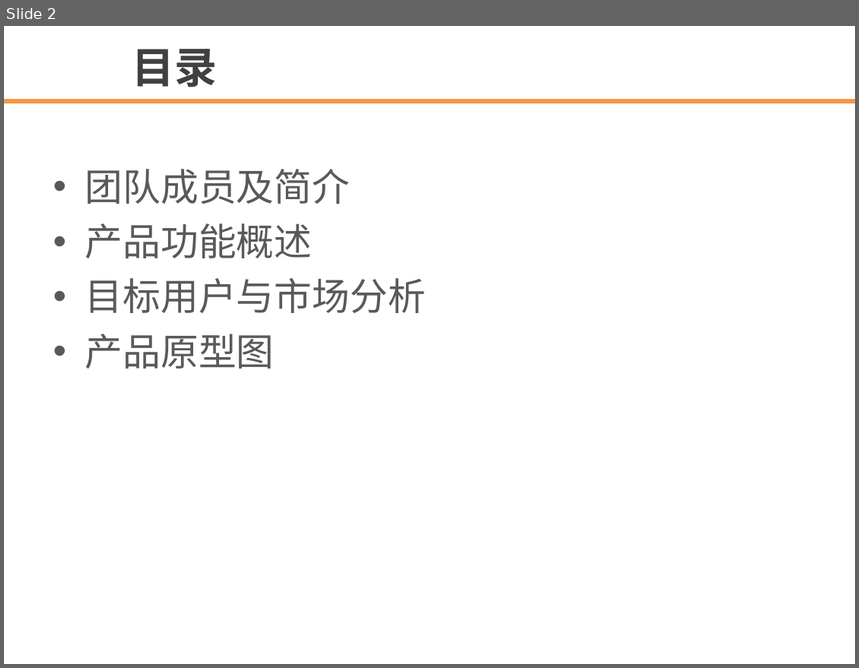
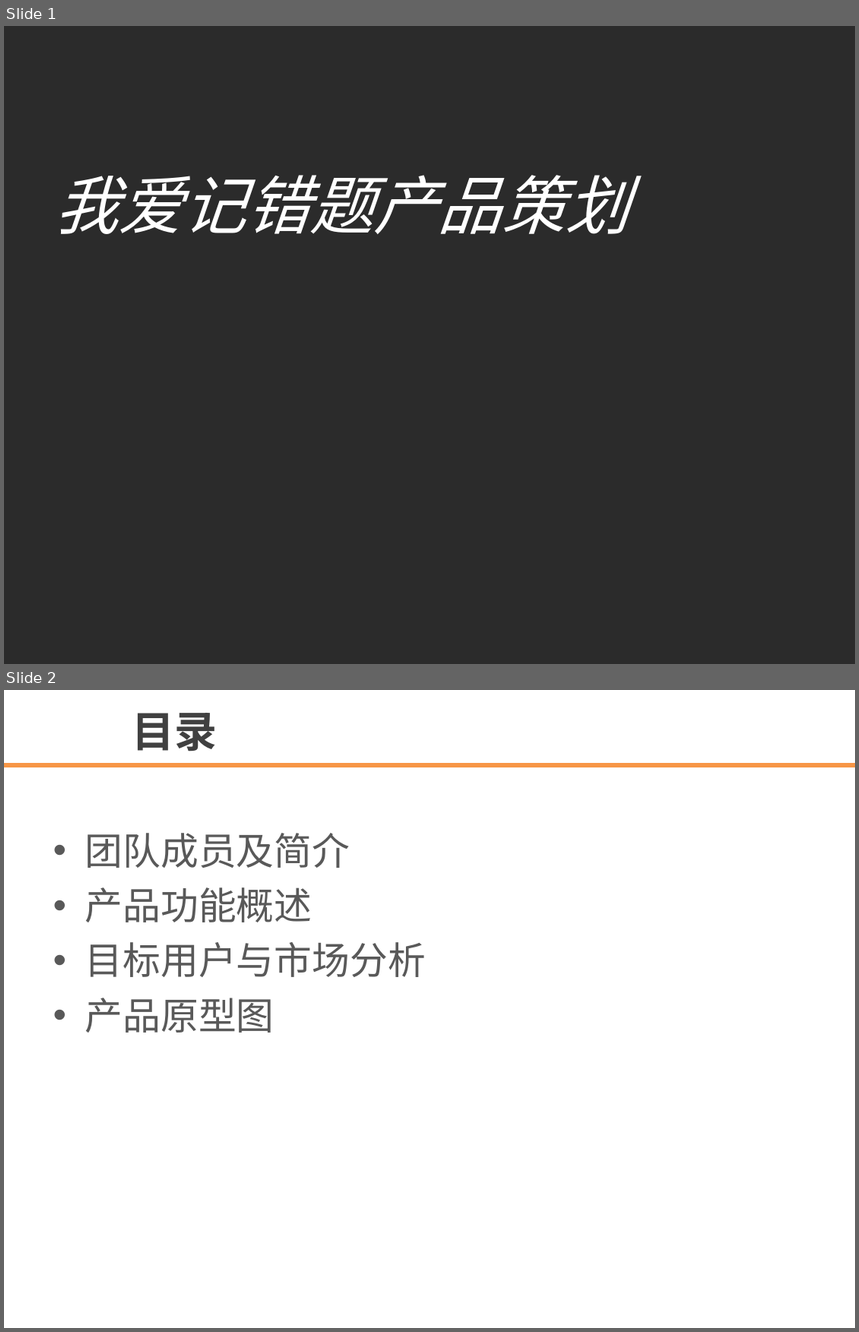
Before and after one commit to biscuit-team/CorrectNote, a slide deck: document/template.ppt. Shown one above the other, each under a label of ours: slide 2 before the commit, slides 1 and 2 after it. The pictures are 859x668 and 859x1332 pixels, drawn with LibreOffice and Linux fonts; fonts in the diff are those of the drawing; background and template pictures are left out; a plain dark background stands for a picture behind light text. Boxes give left, top, right and bottom in pixels: in the first picture for what was removed or moved away, otherwise in the second. Text is boxed around its words. In the diff, an @@ line names an element or a change of style, - is before the commit and + after.

```diff
--- a/document/template.ppt
+++ b/document/template.ppt
@@ slide 1 added at [4, 26, 855, 664], background picture (left out) @@
@@ title added at [55, 175, 629, 234], 54 pt, text #FFFFFF, italic @@
+我爱记错题产品策划
```
Also in this commit, not shown: 2 slides changed, 6 other slides added, 3 slides removed.
